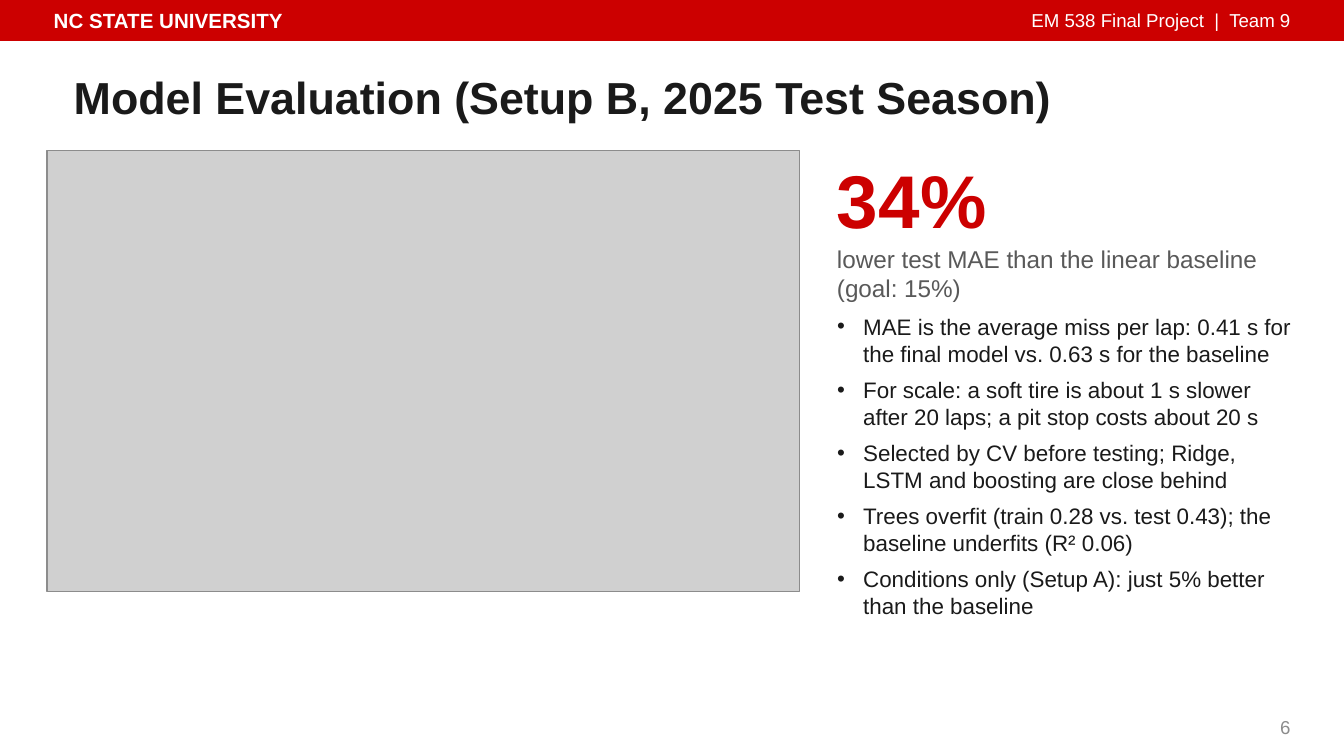
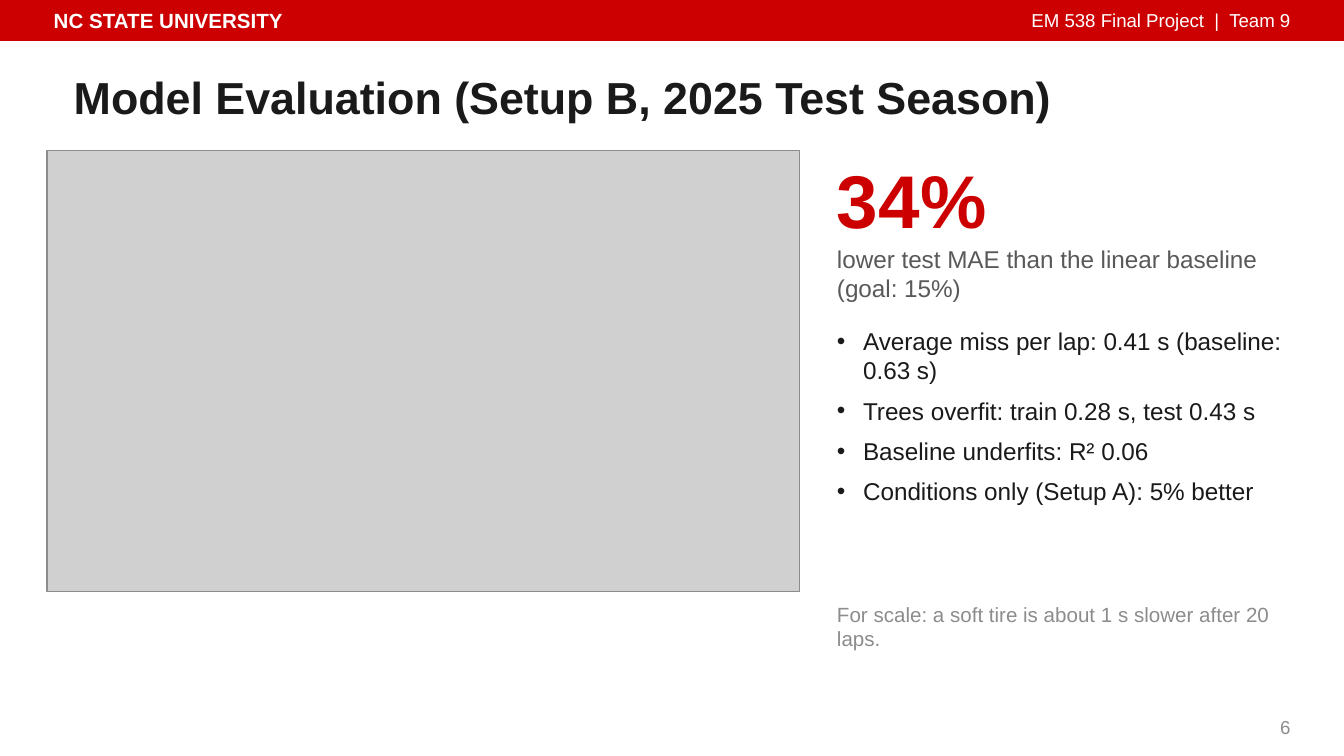
Before and after one commit to isaiahnick/f1-tire-degradation, a slide deck: slide 6 of reports/presentation/PitWall_Final_Presentation.pptx. Drawn at 1344x756 pixels with LibreOffice and Linux fonts; fonts in the diff are those of the drawing; grey boxes stand for pictures. Boxes give left, top, right and bottom in pixels: in the first picture for what was removed or moved away, otherwise in the second. Text is boxed around its words. In the diff, an @@ line names an element or a change of style, - is before the commit and + after.

```diff
--- a/reports/presentation/PitWall_Final_Presentation.pptx
+++ b/reports/presentation/PitWall_Final_Presentation.pptx
@@ text at box(863, 332, 1281, 505): text changed; size 12 to 13 pt @@
-• MAE is the average miss per lap: 0.41 s for the final model vs. 0.63 s for the baseline
-• For scale: a soft tire is about 1 s slower after 20 laps; a pit stop costs about 20 s
-• Selected by CV before testing; Ridge, LSTM and boosting are close behind
-• Trees overfit (train 0.28 vs. test 0.43); the baseline underfits (R² 0.06)
-• Conditions only (Setup A): just 5% better than the baseline
+• Average miss per lap: 0.41 s (baseline: 0.63 s)
+• Trees overfit: train 0.28 s, test 0.43 s
+• Baseline underfits: R² 0.06
+• Conditions only (Setup A): 5% better
@@ text added at box(837, 607, 1269, 650), 11 pt, text #8C8C8C @@
+For scale: a soft tire is about 1 s slower after 20 laps.
```
Also in this commit, not shown: 6 other slides changed, 1 other file.
